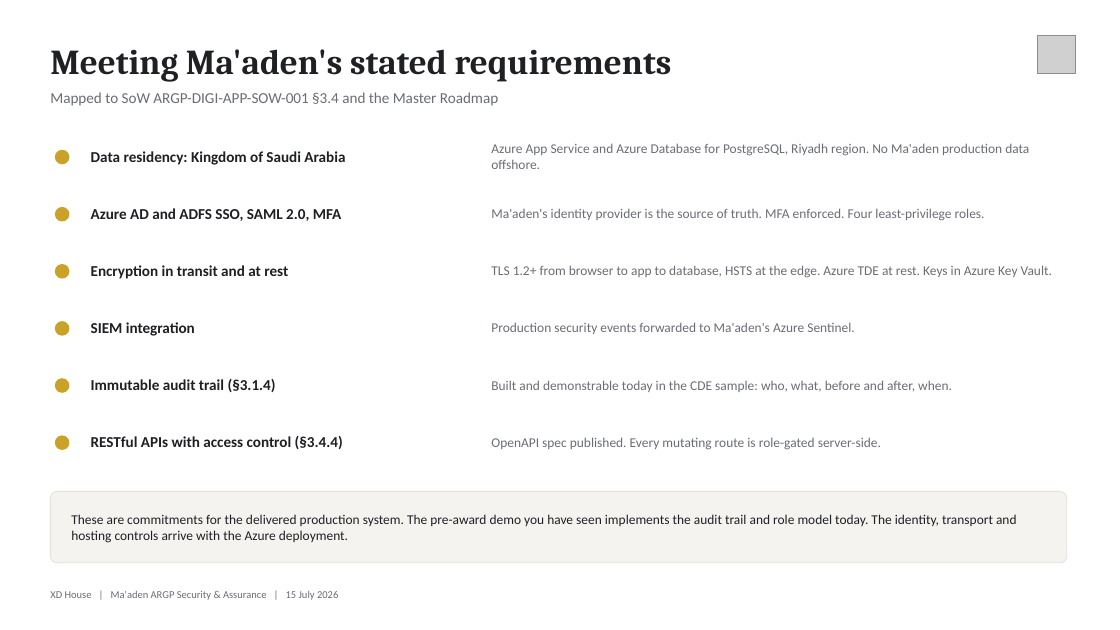
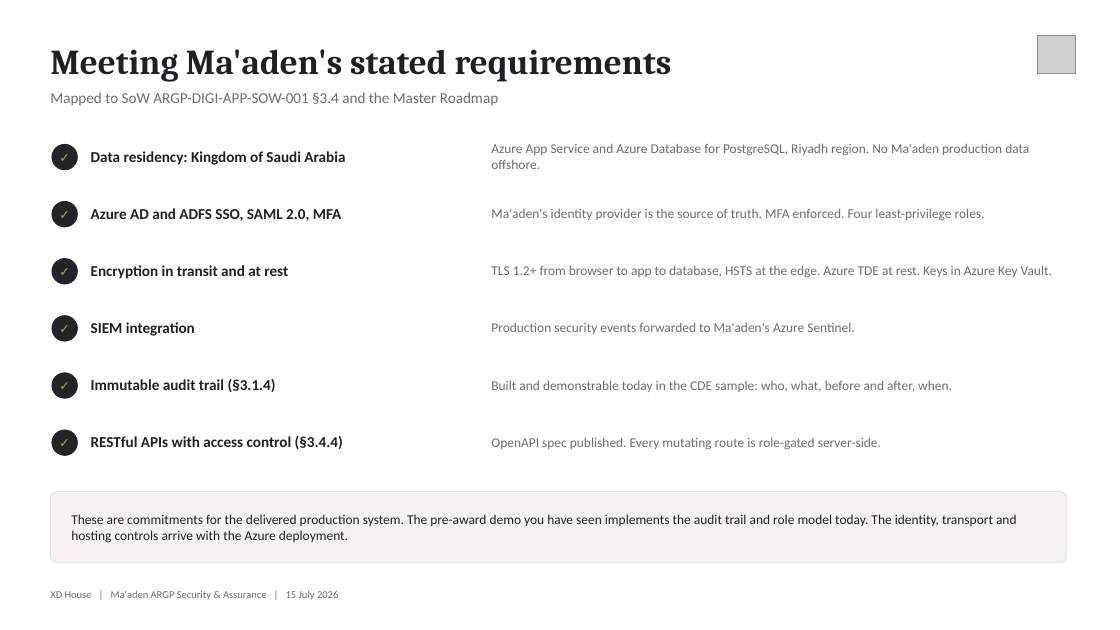
Before and after one commit to XDH-AngelBalilo/XDH_Maaden, a slide deck: slide 7 of RFQ Doc/2026.07.15 Security Pack/Maaden ARGP - Security & Assurance.pptx. Drawn at 1120x630 pixels with LibreOffice and Linux fonts; fonts in the diff are those of the drawing; grey boxes stand for pictures. Boxes give left, top, right and bottom in pixels: in the first picture for what was removed or moved away, otherwise in the second. Text is boxed around its words. In the diff, an @@ line names an element or a change of style, - is before the commit and + after.

```diff
--- a/RFQ Doc/2026.07.15 Security Pack/Maaden ARGP - Security & Assurance.pptx
+++ b/RFQ Doc/2026.07.15 Security Pack/Maaden ARGP - Security & Assurance.pptx
@@ fill #C9A227 to #23242A; outline #C9A227 1 pt to #23242A 1 pt in 6 elements at bbox=[52, 259, 77, 284], bbox=[52, 202, 77, 227], bbox=[52, 316, 77, 341], bbox=[52, 373, 77, 398], bbox=[52, 430, 77, 455], bbox=[52, 145, 77, 170] @@
@@ ellipse: place and size @@
-ellipse at bbox=[55, 150, 69, 164]
+ellipse at bbox=[52, 145, 77, 170]
@@ text added at bbox=[52, 145, 77, 170], 10.8 pt, text #C9A227, bold @@
+✓
@@ ellipse: place and size @@
-ellipse at bbox=[55, 208, 69, 221]
+ellipse at bbox=[52, 202, 77, 227]
@@ text added at bbox=[52, 202, 77, 227], 10.8 pt, text #C9A227, bold @@
+✓
@@ ellipse: place and size @@
-ellipse at bbox=[55, 265, 69, 278]
+ellipse at bbox=[52, 259, 77, 284]
@@ text added at bbox=[52, 259, 77, 284], 10.8 pt, text #C9A227, bold @@
+✓
@@ ellipse: place and size @@
-ellipse at bbox=[55, 322, 69, 335]
+ellipse at bbox=[52, 316, 77, 341]
@@ text added at bbox=[52, 316, 77, 341], 10.8 pt, text #C9A227, bold @@
+✓
@@ ellipse: place and size @@
-ellipse at bbox=[55, 379, 69, 392]
+ellipse at bbox=[52, 373, 77, 398]
@@ text added at bbox=[52, 373, 77, 398], 10.8 pt, text #C9A227, bold @@
+✓
@@ ellipse: place and size @@
-ellipse at bbox=[55, 436, 69, 450]
+ellipse at bbox=[52, 430, 77, 455]
@@ text added at bbox=[52, 430, 77, 455], 10.8 pt, text #C9A227, bold @@
+✓
```
Also in this commit, not shown: 2 other slides changed.
